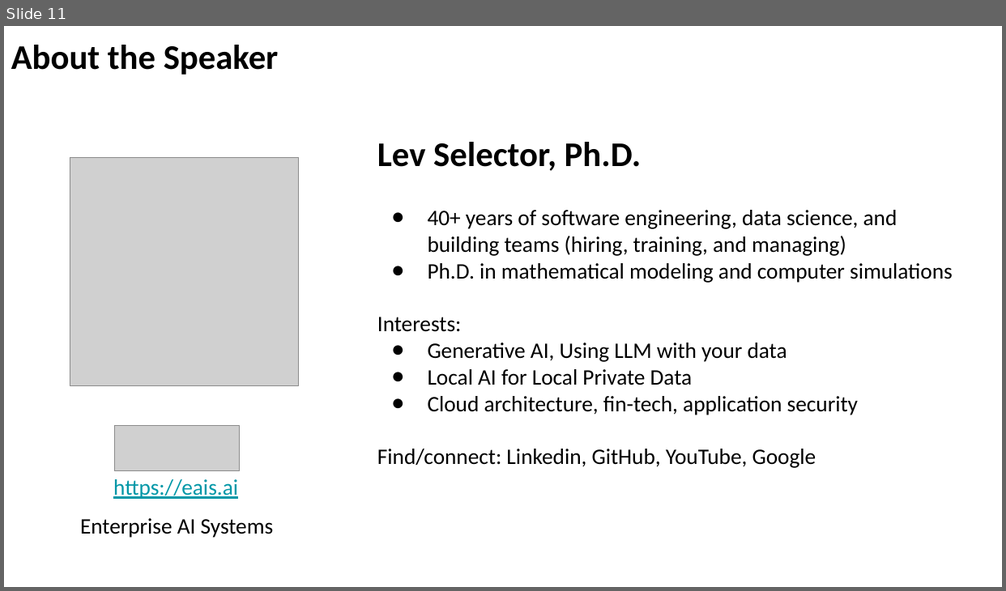
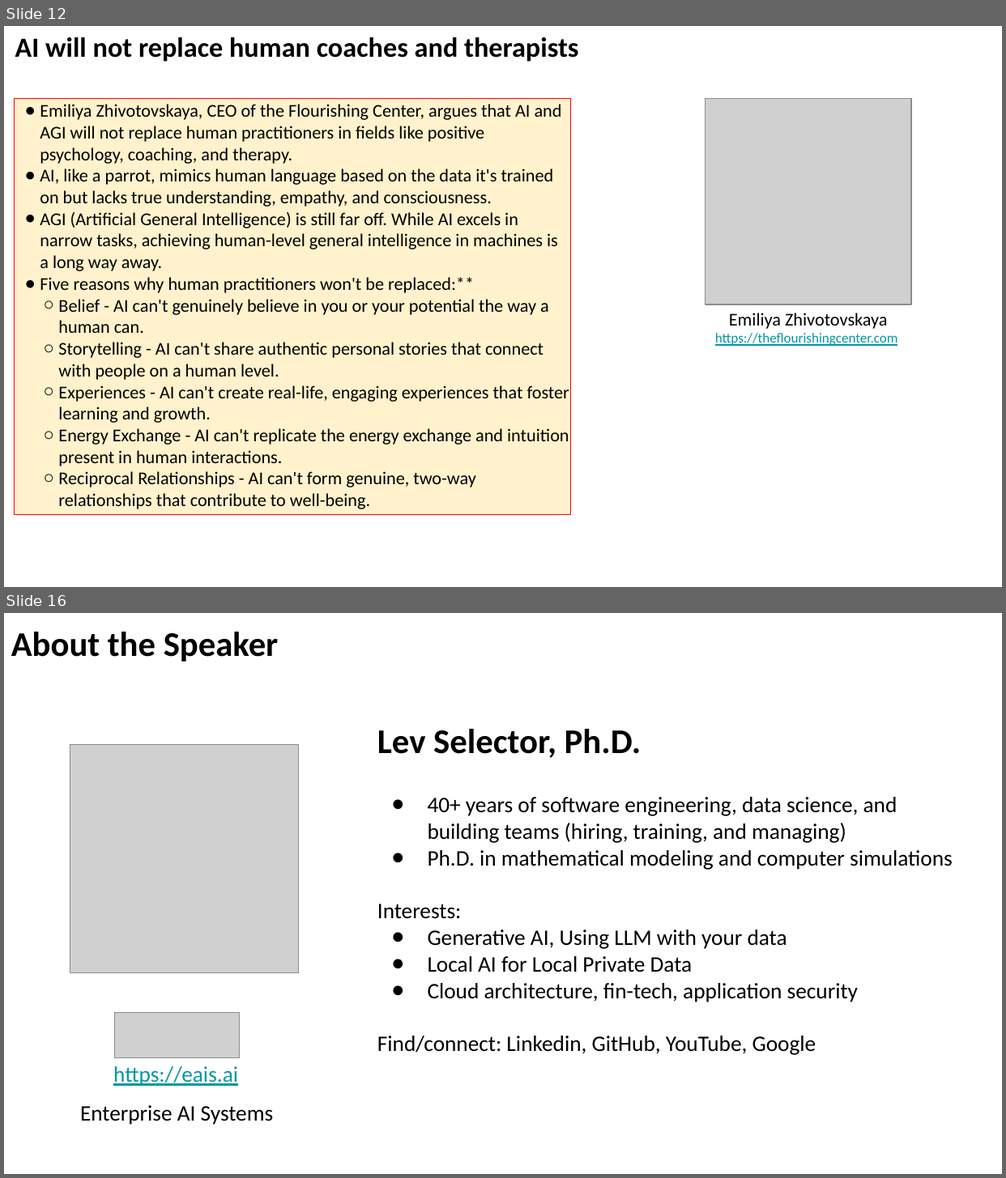
Before and after one commit to lselector/seminar, a slide deck: 2024/2024-11-01-AI-Updates.pptx. Shown one above the other, each under a label of ours: slide 11 before the commit, slides 12 and 16 after it; the slides between them are not shown. The pictures are 1006x591 and 1006x1178 pixels, drawn with LibreOffice and Linux fonts; fonts in the diff are those of the drawing; grey boxes stand for pictures. Boxes give left, top, right and bottom in pixels: in the first picture for what was removed or moved away, otherwise in the second. Text is boxed around its words. In the diff, an @@ line names an element or a change of style, - is before the commit and + after.

```diff
--- a/2024/2024-11-01-AI-Updates.pptx
+++ b/2024/2024-11-01-AI-Updates.pptx
@@ slide 12 added at box(4, 26, 1002, 587), background #FFFFFF @@
@@ text added at box(15, 37, 578, 62), 20 pt, text #000000, bold @@
+AI will not replace human coaches and therapists
@@ rectangle added at box(14, 98, 571, 515), fill #FFF2CC, outline #FF0000 0.75 pt, 13 pt, text #000000 @@
+● Emiliya Zhivotovskaya, CEO of the Flourishing Center, argues that AI and AGI will not replace human practitioners in fields like positive psychology, coaching, and therapy.
+● AI, like a parrot, mimics human language based on the data it's trained on but lacks true understanding, empathy, and consciousness.
+● AGI (Artificial General Intelligence) is still far off. While AI excels in narrow tasks, achieving human-level general intelligence in machines is a long way away.
+● Five reasons why human practitioners won't be replaced:**
+  ○ Belief - AI can't genuinely believe in you or your potential the way a human can.
+  ○ Storytelling - AI can't share authentic personal stories that connect with people on a human level.
+  ○ Experiences - AI can't create real-life, engaging experiences that foster learning and growth.
+  ○ Energy Exchange - AI can't replicate the energy exchange and intuition present in human interactions.
+  ○ Reciprocal Relationships - AI can't form genuine, two-way relationships that contribute to well-being.
@@ picture added at box(705, 98, 911, 305) @@
@@ text added at box(715, 313, 898, 346), 10 pt, text #0097A7, underline @@
+Emiliya Zhivotovskaya
+https://theflourishingcenter.com
@@ what was slide 11 is now slide 16 @@
```
Also in this commit, not shown: 9 slides changed, 4 other slides added.
